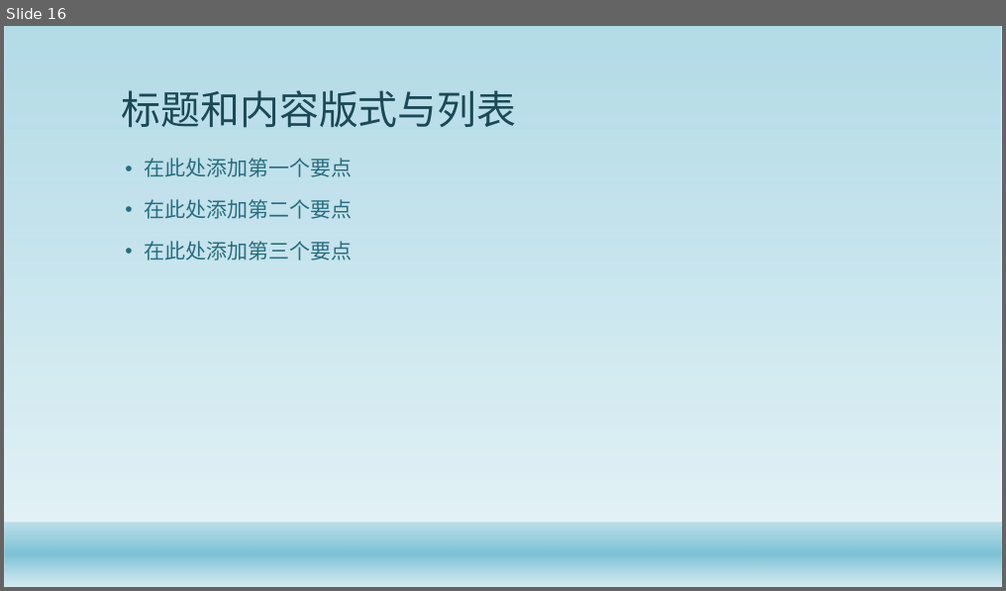
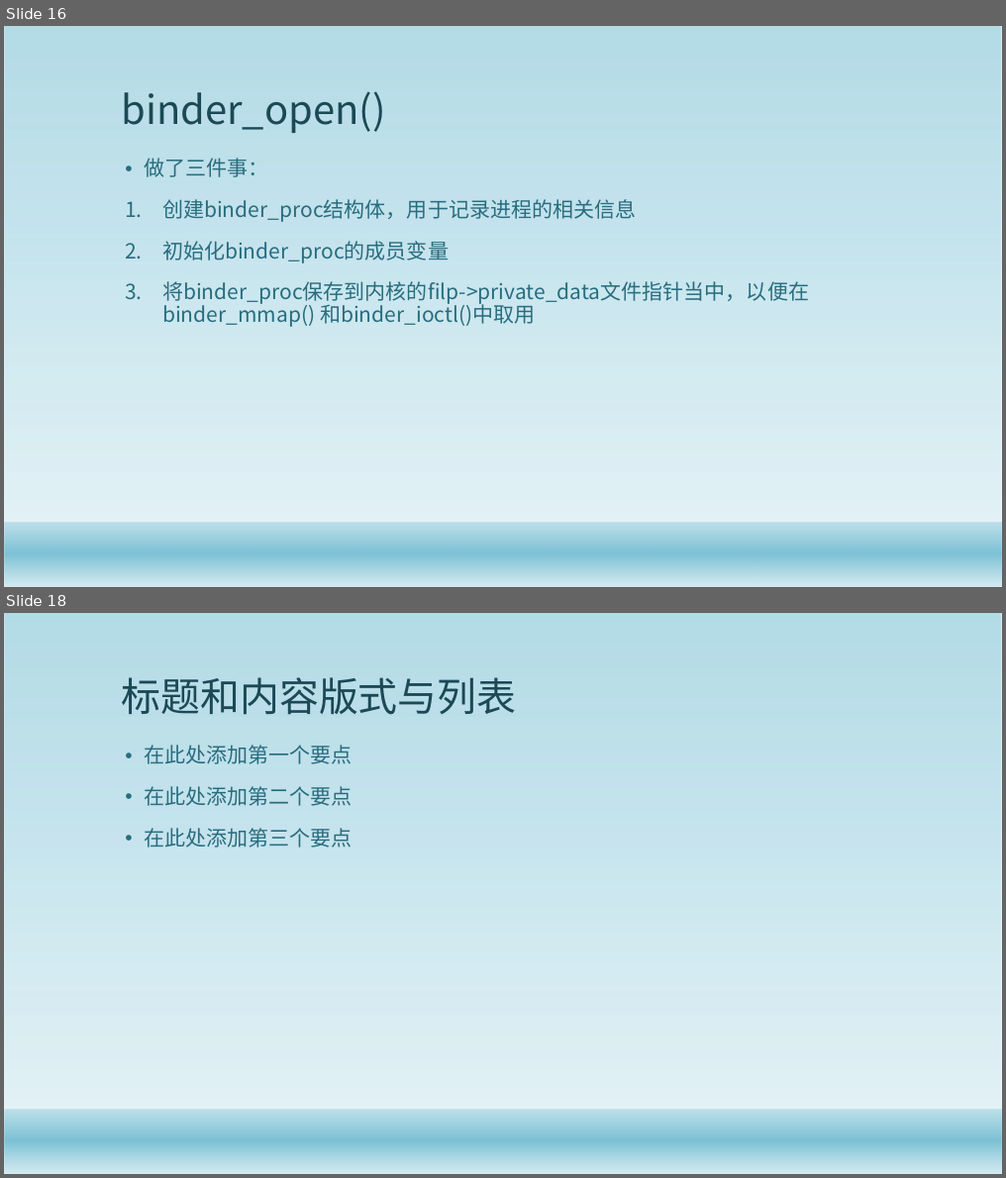
Before and after one commit to gaozhuo/binder-, a slide deck: 技术分享.pptx. Shown one above the other, each under a label of ours: slide 16 before the commit, slides 16 and 18 after it; the slides between them are not shown. The pictures are 1006x591 and 1006x1178 pixels, drawn with LibreOffice and Linux fonts; fonts in the diff are those of the drawing; background and template pictures are left out. Boxes give left, top, right and bottom in pixels: in the first picture for what was removed or moved away, otherwise in the second. Text is boxed around its words. In the diff, an @@ line names an element or a change of style, - is before the commit and + after.

```diff
--- a/技术分享.pptx
+++ b/技术分享.pptx
@@ slide 16 added at (x1=4, y1=26, x2=1002, y2=587), background #FFFFFF; not listed: 2 template elements that a slide beside it also shows @@
@@ title added at (x1=121, y1=91, x2=385, y2=133), 38 pt, text #1B4855 @@
+binder_open()
@@ text added at (x1=144, y1=158, x2=809, y2=327), 20 pt, text #296D7F @@
+• 做了三件事：
+1. 创建binder_proc结构体，用于记录进程的相关信息
+2. 初始化binder_proc的成员变量
+3. 将binder_proc保存到内核的filp->private_data文件指针当中，以便在binder_mmap() 和binder_ioctl()中取用
@@ what was slide 16 is now slide 18 @@
```
Also in this commit, not shown: 2 slides changed, 1 other slide added, 1 other file.
